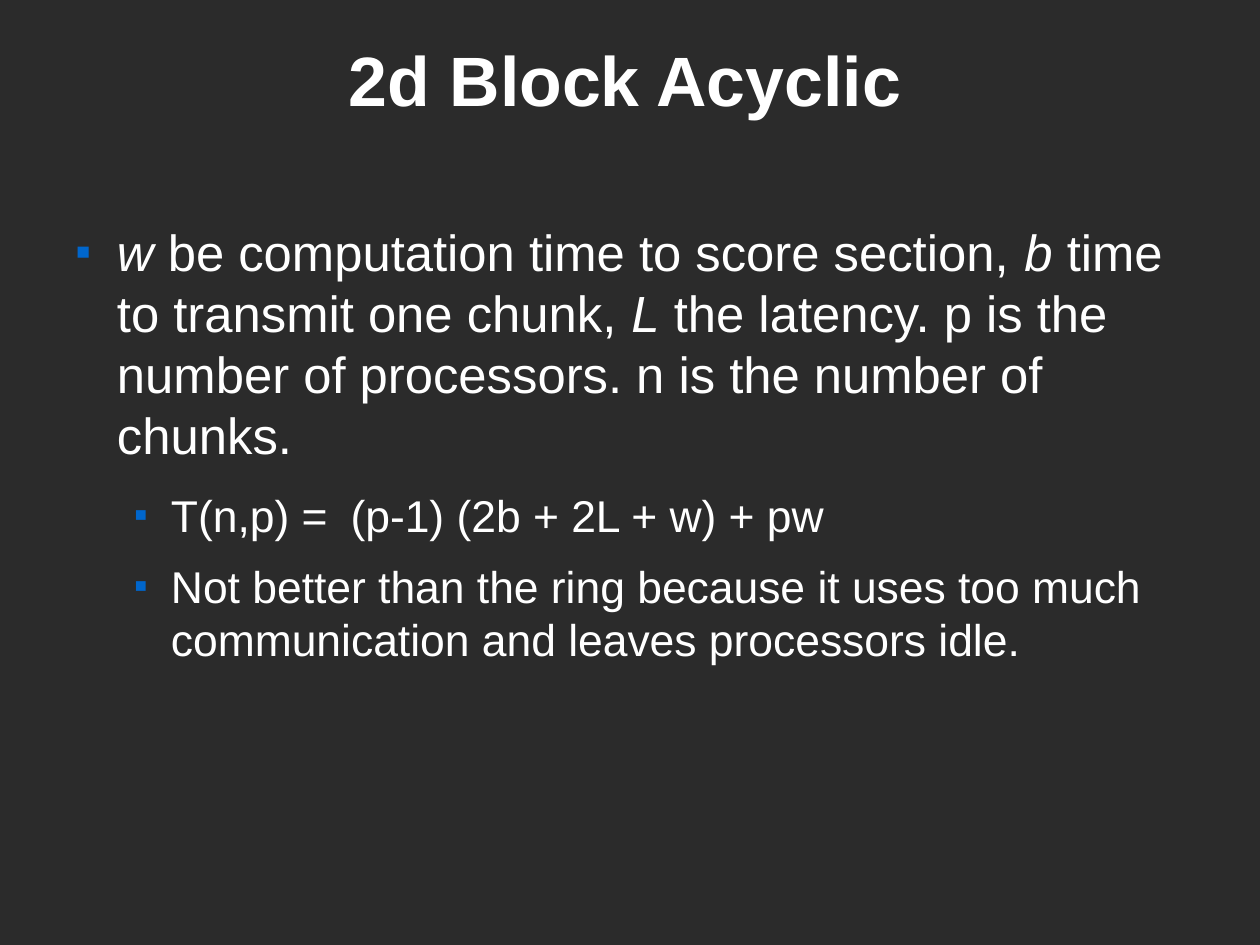
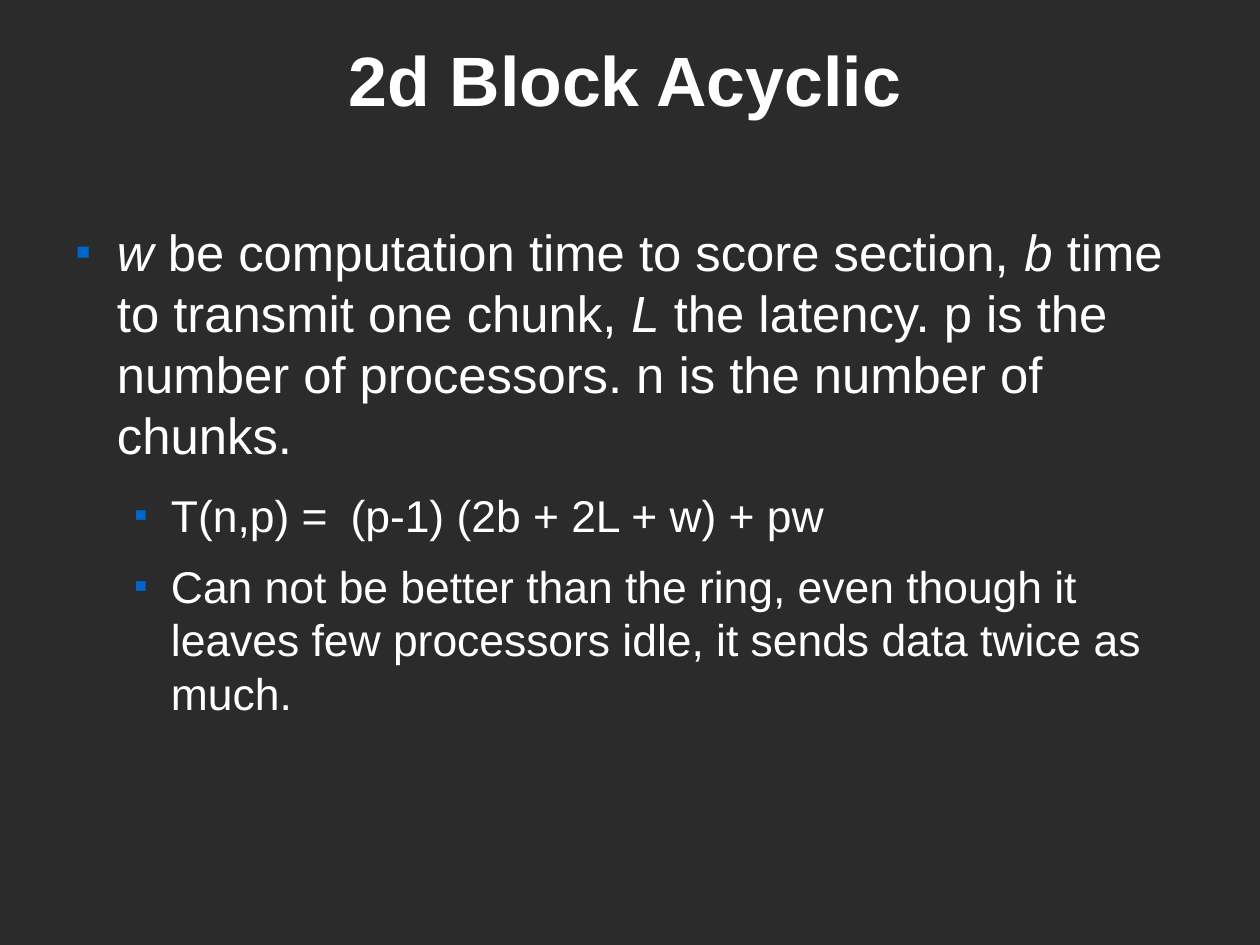
Before and after one commit to kenglishhi/ics632, a slide deck: slide 21 of smith-waterman/docs/ics-632-kenglish-final-presentation.odp. Drawn at 1260x945 pixels with LibreOffice and Linux fonts; fonts in the diff are those of the drawing; background and template pictures are left out; a plain dark background stands for a picture behind light text. Boxes give left, top, right and bottom in pixels: in the first picture for what was removed or moved away, otherwise in the second. Text is boxed around its words. In the diff, an @@ line names an element or a change of style, - is before the commit and + after.

```diff
--- a/smith-waterman/docs/ics-632-kenglish-final-presentation.odp
+++ b/smith-waterman/docs/ics-632-kenglish-final-presentation.odp
@@ text at bbox=[171, 570, 1141, 711]: text changed @@
-  ■ Not better than the ring because it uses too much communication and leaves processors idle.
+  ■ Can not be better than the ring, even though it leaves few processors idle, it sends data twice as much.
```
Also in this commit, not shown: 1 other slide changed.
